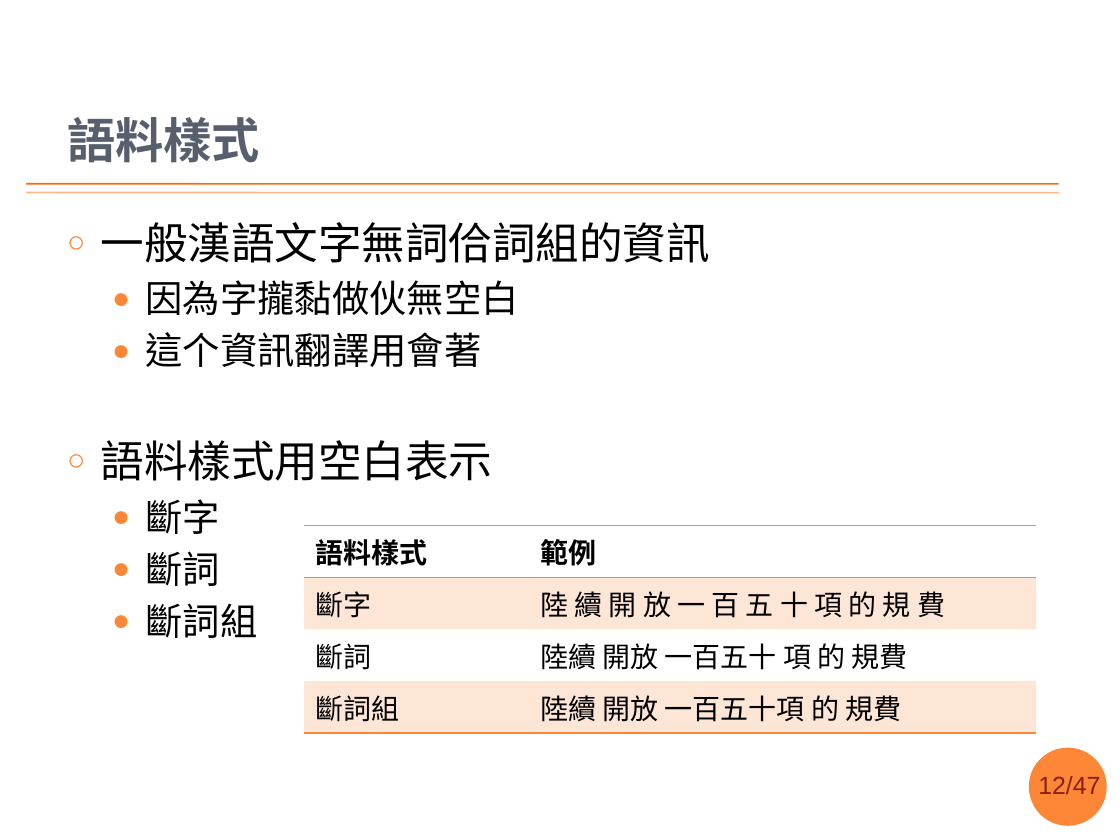
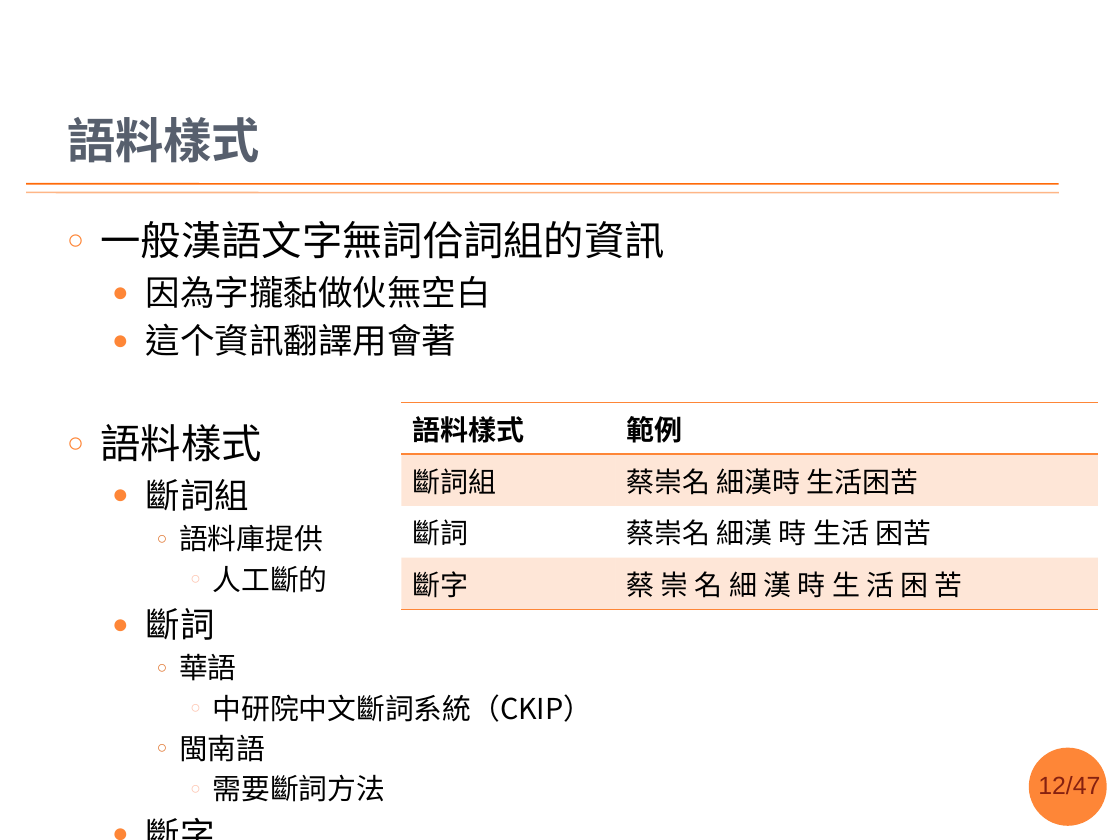
Before and after one commit to sih4sing5hong5/po3-ko3_tau5-iann2-phinn3, a slide deck: slide 12 of 翻譯報告.pptx. Drawn at 1120x840 pixels with LibreOffice and Linux fonts; fonts in the diff are those of the drawing; background and template pictures are left out. Boxes give left, top, right and bottom in pixels: in the first picture for what was removed or moved away, otherwise in the second. Text is boxed around its words. In the diff, an @@ line names an element or a change of style, - is before the commit and + after.

Commit message:
巡過一擺，主要改斷詞遐 丞宏

```diff
--- a/翻譯報告.pptx
+++ b/翻譯報告.pptx
@@ text at (101,221,665,356): size 28 to 25.9 pt in "一般漢語文字無詞佮詞組的資訊"; size 24 to 22.2 pt in "因為字攏黏做伙無空白", "這个資訊翻譯用會著", "斷字" @@
@@ table at (401,402,1098,602) @@
-row 2, column 1: 斷字
+row 2, column 1: 斷詞組
-row 2, column 2: 陸 續 開 放 一 百 五 十 項 的 規 費
+row 2, column 2: 蔡崇名 細漢時 生活困苦
-row 3, column 2: 陸續 開放 一百五十 項 的 規費
+row 3, column 2: 蔡崇名 細漢 時 生活 困苦
-row 4, column 1: 斷詞組
+row 4, column 1: 斷字
-row 4, column 2: 陸續 開放 一百五十項 的 規費
+row 4, column 2: 蔡 崇 名 細 漢 時 生 活 困 苦
@@ table: place and size @@
-table at (305,525,1037,726)
+table at (401,402,1098,602)
@@ text at (101,424,593,802): text changed; size 28 to 18.5 pt @@
-○ 語料樣式用空白表示
+○ 語料樣式
+  ● 斷詞組
+    ○ 語料庫提供
+      ○ 人工斷的
+  ● 斷詞
+    ○ 華語
+      ○ 中研院中文斷詞系統（CKIP）
+    ○ 閩南語
+      ○ 需要斷詞方法
@@ text at (146,551,258,638): paragraphs removed @@
-  ● 斷詞
-  ● 斷詞組
```
Also in this commit, not shown: 11 other slides changed, 1 slide removed.
